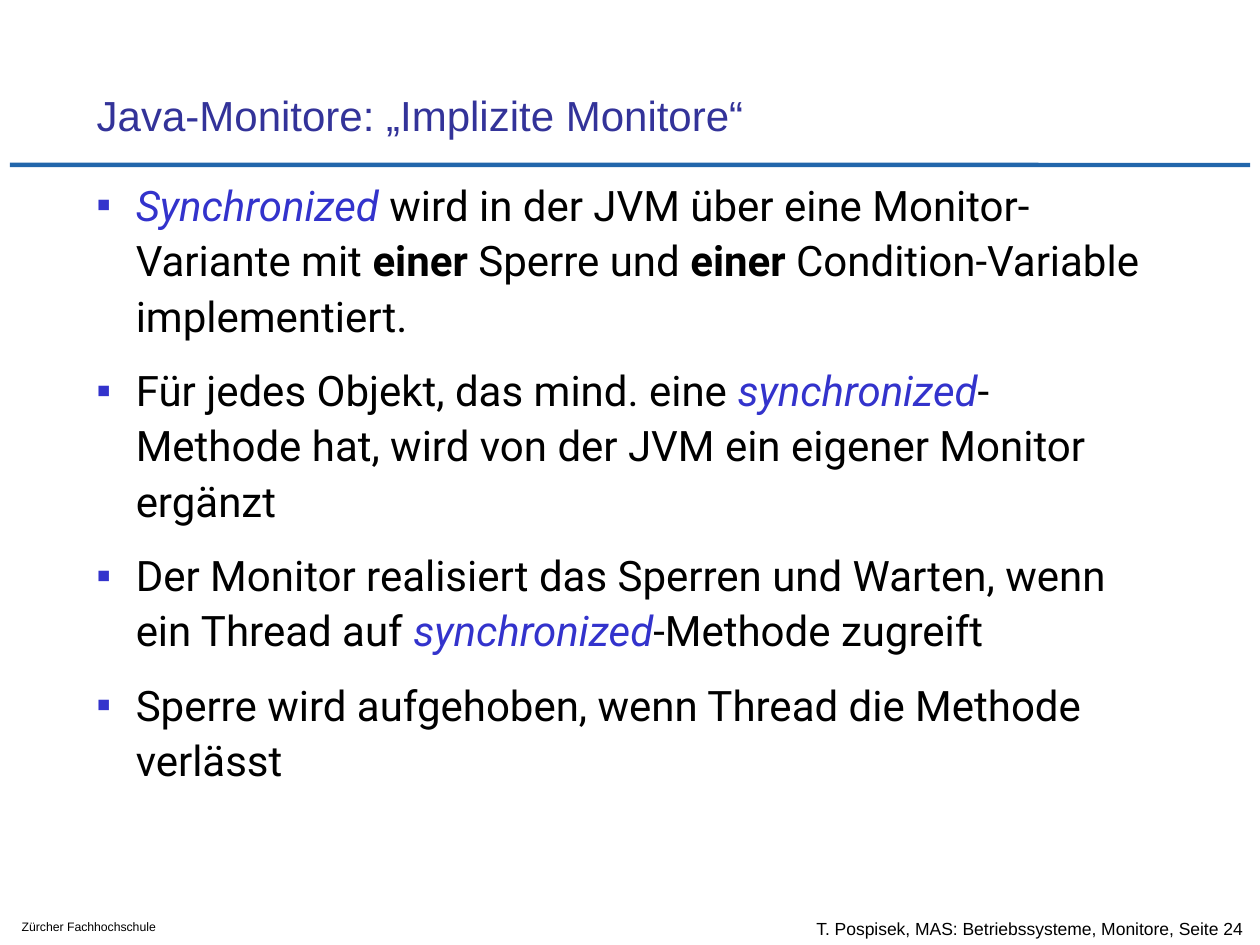
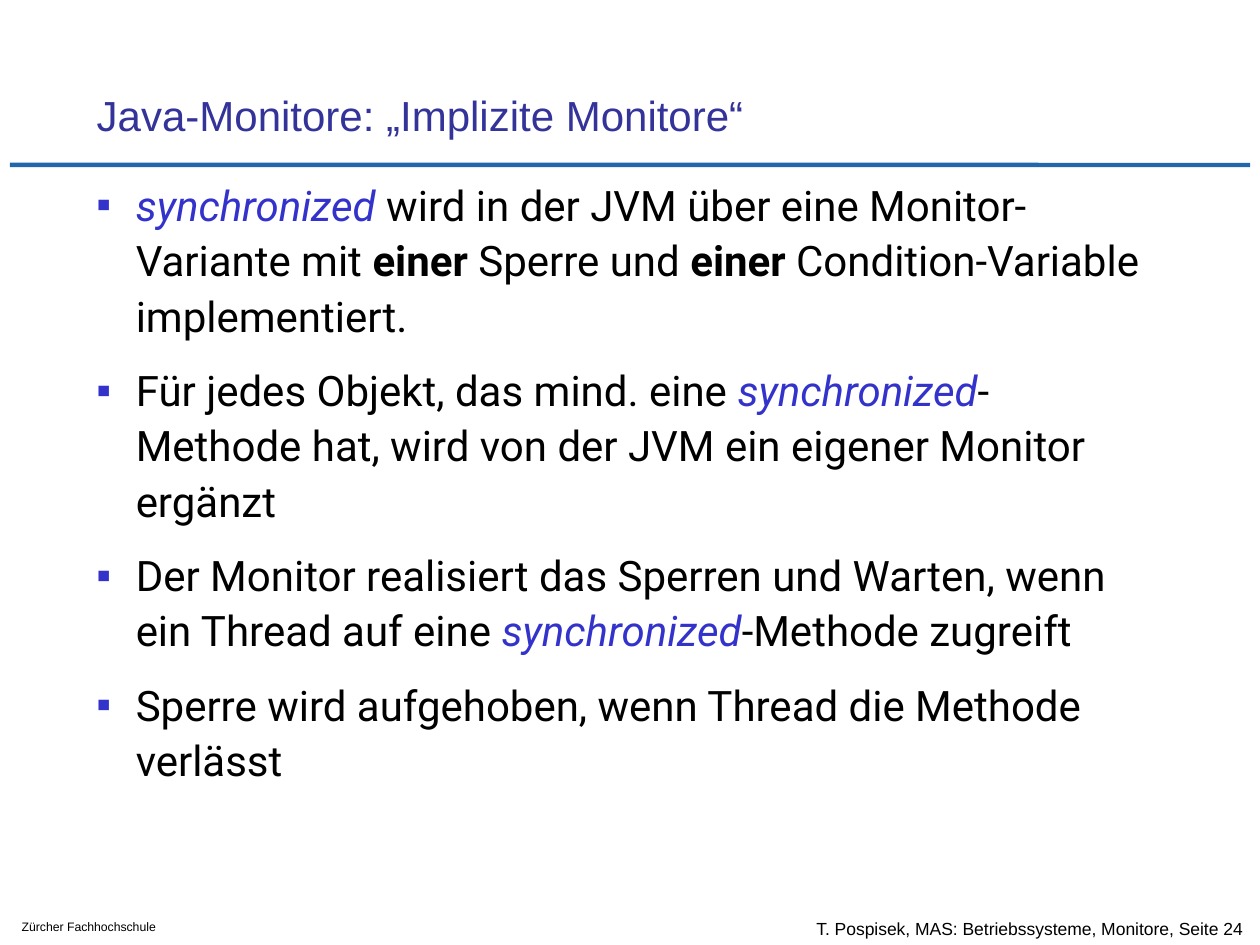
Before and after one commit to tpo/betriebssysteme, a slide deck: slide 24 of 08_Koordination_und_Synchronisation_Monitore.odp. Drawn at 1260x945 pixels with LibreOffice and Linux fonts; fonts in the diff are those of the drawing; background and template pictures are left out. Boxes give left, top, right and bottom in pixels: in the first picture for what was removed or moved away, otherwise in the second. Text is boxed around its words. In the diff, an @@ line names an element or a change of style, - is before the commit and + after.

```diff
--- a/08_Koordination_und_Synchronisation_Monitore.odp
+++ b/08_Koordination_und_Synchronisation_Monitore.odp
@@ text at (136, 189, 1139, 341): text changed @@
-▪ Synchronized wird in der JVM über eine Monitor-Variante mit einer Sperre und einer Condition-Variable implementiert.
+▪ synchronized wird in der JVM über eine Monitor-Variante mit einer Sperre und einer Condition-Variable implementiert.
@@ text at (136, 559, 1105, 655): text changed @@
-▪ Der Monitor realisiert das Sperren und Warten, wenn ein Thread auf synchronized-Methode zugreift
+▪ Der Monitor realisiert das Sperren und Warten, wenn ein Thread auf eine synchronized-Methode zugreift
```
Also in this commit, not shown: 4 other slides changed, 3 other files.
